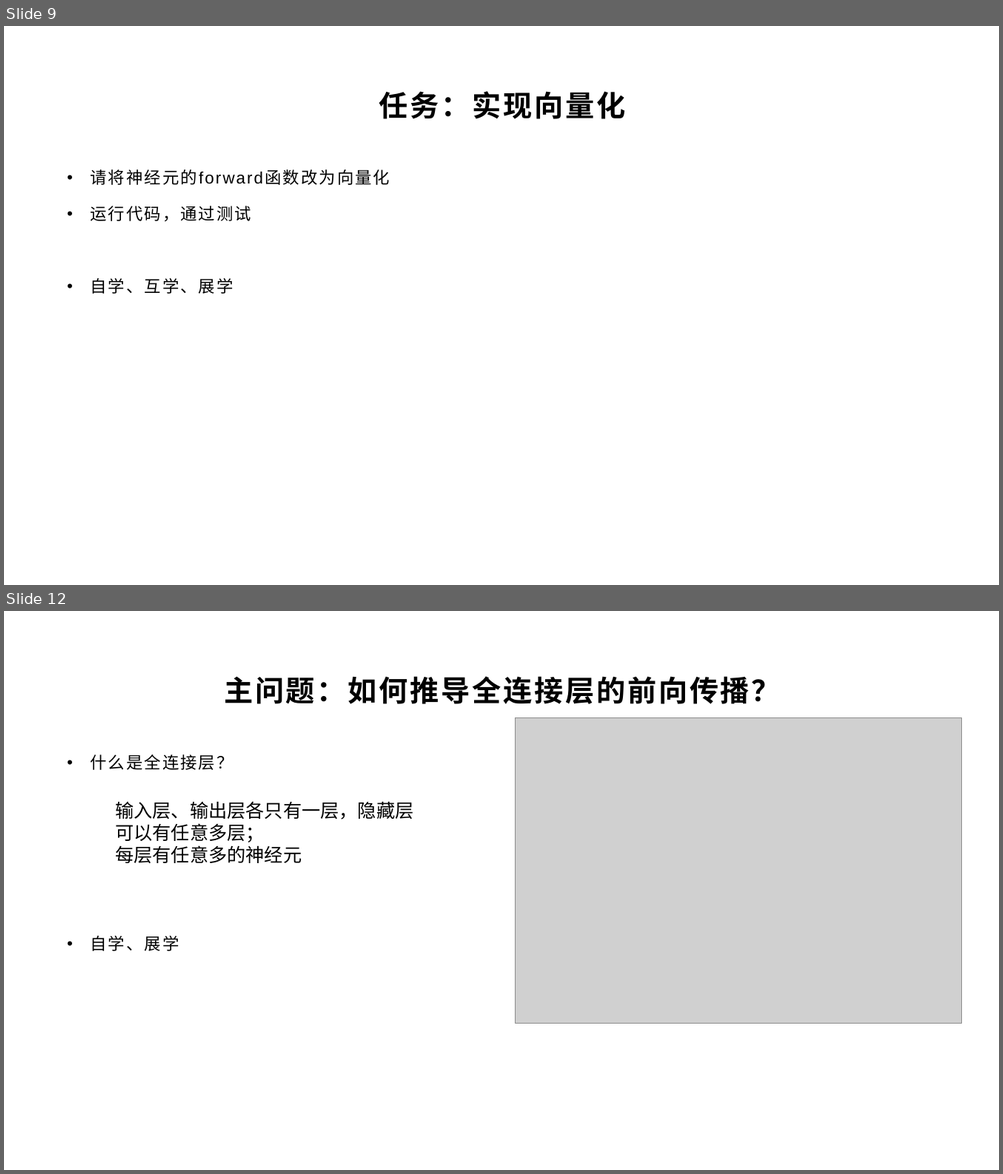
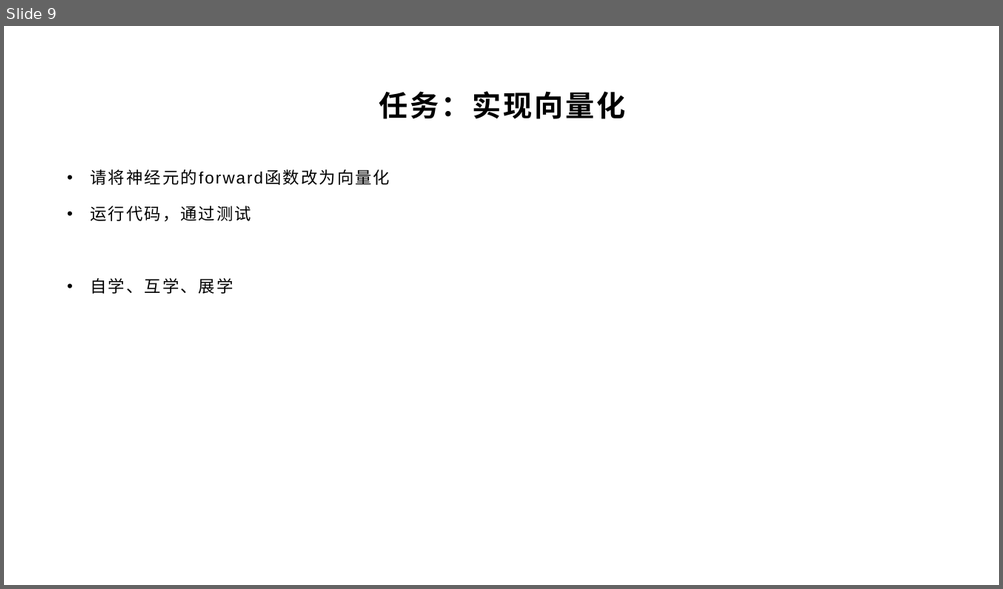
Before and after one commit to yyc-git/DeepLearningEdu, a slide deck: lessons/3_derivation/ppt/全连接层的前向和后向传播推导（上）.pptx. Shown one above the other, each under a label of ours: slides 9 and 12 before the commit, slide 9 after it; the slides between them are not shown. The pictures are 1003x1174 and 1003x589 pixels, drawn with LibreOffice and Linux fonts; fonts in the diff are those of the drawing; grey boxes stand for pictures; background and template pictures are left out. Boxes give left, top, right and bottom in pixels: in the first picture for what was removed or moved away, otherwise in the second. Text is boxed around its words. In the diff, an @@ line names an element or a change of style, - is before the commit and + after.

```diff
--- a/lessons/3_derivation/ppt/全连接层的前向和后向传播推导（上）.pptx
+++ b/lessons/3_derivation/ppt/全连接层的前向和后向传播推导（上）.pptx
@@ slide 12 removed at <box>4,611,999,1170</box>, background picture (left out) @@
@@ title removed at <box>224,676,780,704</box> @@
-主问题：如何推导全连接层的前向传播？
@@ picture removed at <box>515,718,962,1024</box> @@
@@ text removed at <box>91,755,233,951</box> @@
-• 什么是全连接层？
-• 自学、展学
@@ text removed at <box>115,801,413,863</box> @@
-输入层、输出层各只有一层，隐藏层可以有任意多层；
-每层有任意多的神经元
```
Also in this commit, not shown: 2 slides changed, 5 other slides removed, 26 other files.
